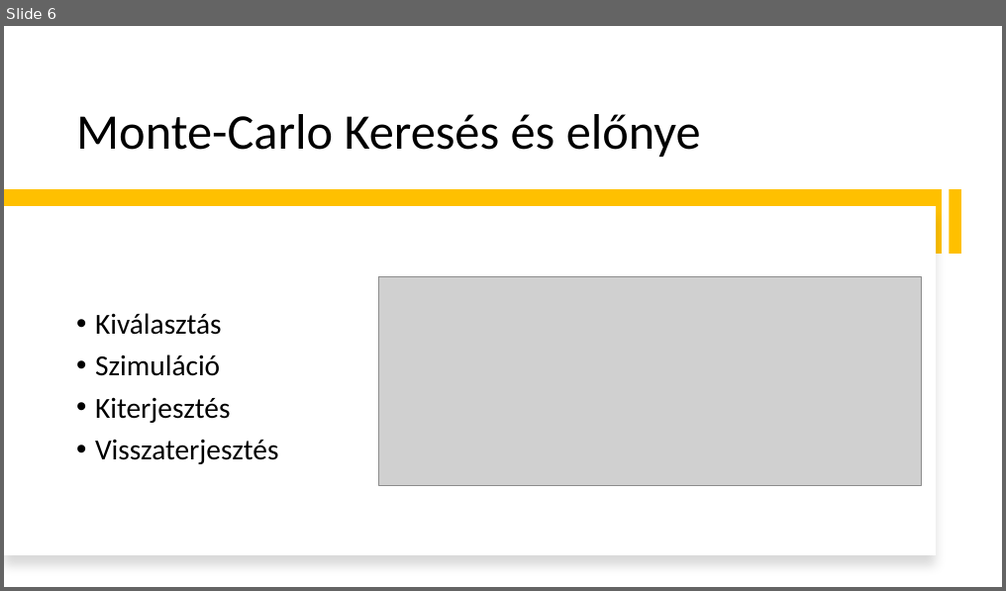
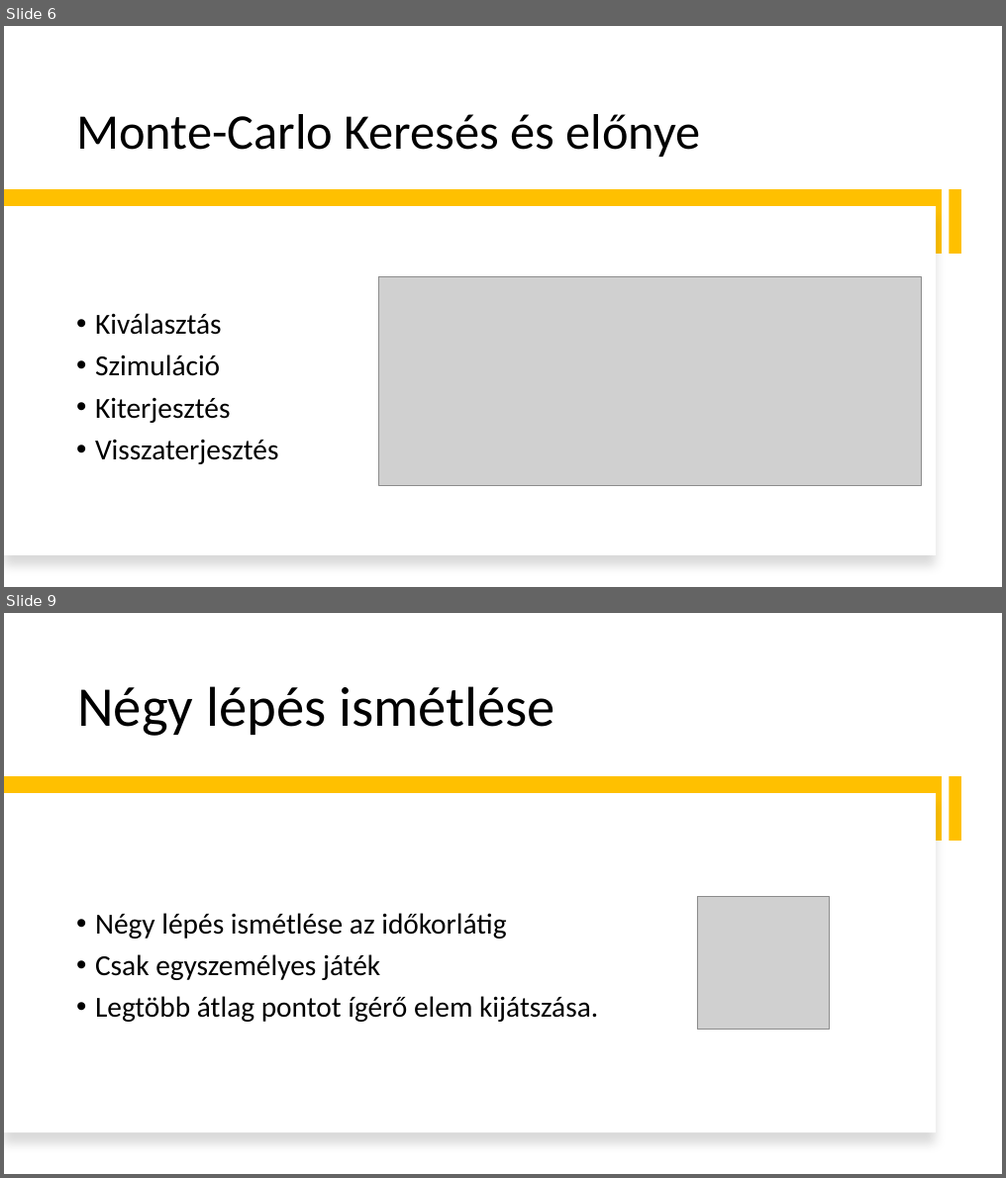
Before and after one commit to DrCash-KMark/uniBscProject, a slide deck: Documents/Bemutató.pptx. Shown one above the other, each under a label of ours: slide 6 before the commit, slides 6 and 9 after it; the slides between them are not shown. The pictures are 1006x591 and 1006x1178 pixels, drawn with LibreOffice and Linux fonts; fonts in the diff are those of the drawing; grey boxes stand for pictures. Boxes give left, top, right and bottom in pixels: in the first picture for what was removed or moved away, otherwise in the second. Text is boxed around its words. In the diff, an @@ line names an element or a change of style, - is before the commit and + after.

```diff
--- a/Documents/Bemutató.pptx
+++ b/Documents/Bemutató.pptx
@@ slide 9 added at box(4, 613, 1002, 1174), background #FFFFFF @@
@@ title added at box(77, 686, 555, 736), 54 pt, text #000000 @@
+Négy lépés ismétlése
@@ rectangle added at box(4, 777, 943, 841), fill #FFC000 @@
@@ rectangle added at box(948, 777, 961, 841), fill #FFC000 @@
@@ rectangle added at box(4, 793, 936, 1134), fill #FFFFFF @@
@@ picture added at box(697, 897, 830, 1029) @@
@@ text added at box(95, 913, 598, 1022), 28 pt, text #000000 @@
+• Négy lépés ismétlése az időkorlátig
+• Csak egyszemélyes játék
+• Legtöbb átlag pontot ígérő elem kijátszása.
```
Also in this commit, not shown: 2 slides changed, 5 other slides added, 1 slide removed, 7 other files.
